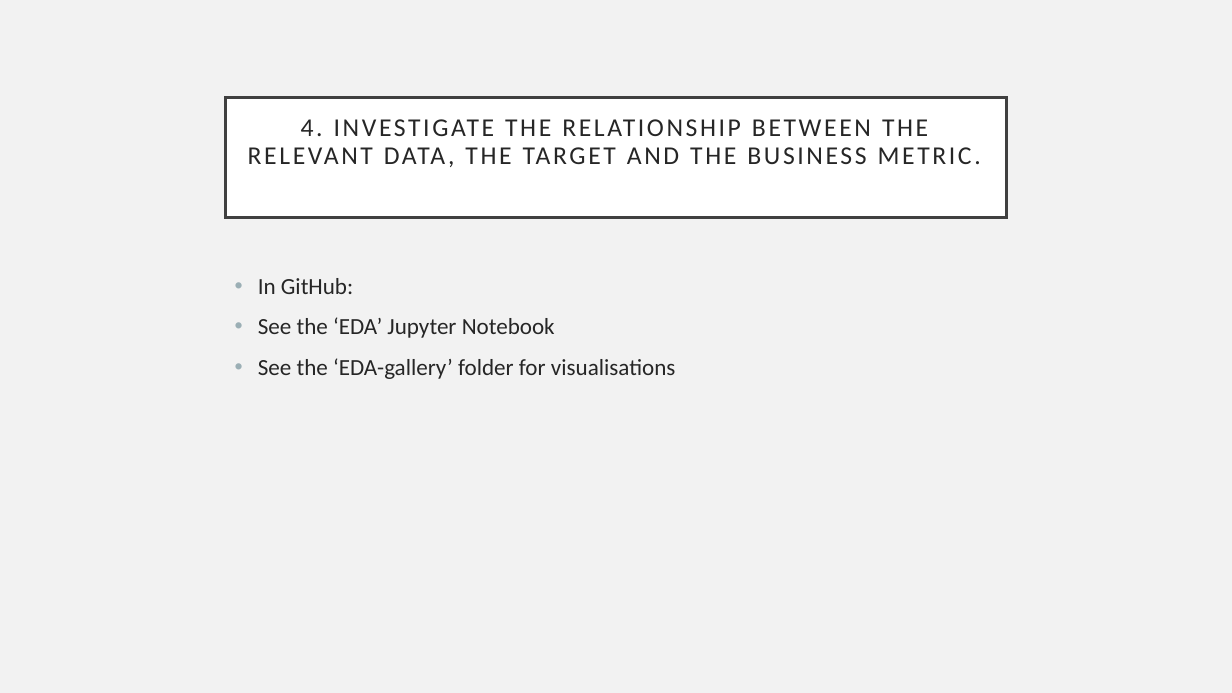
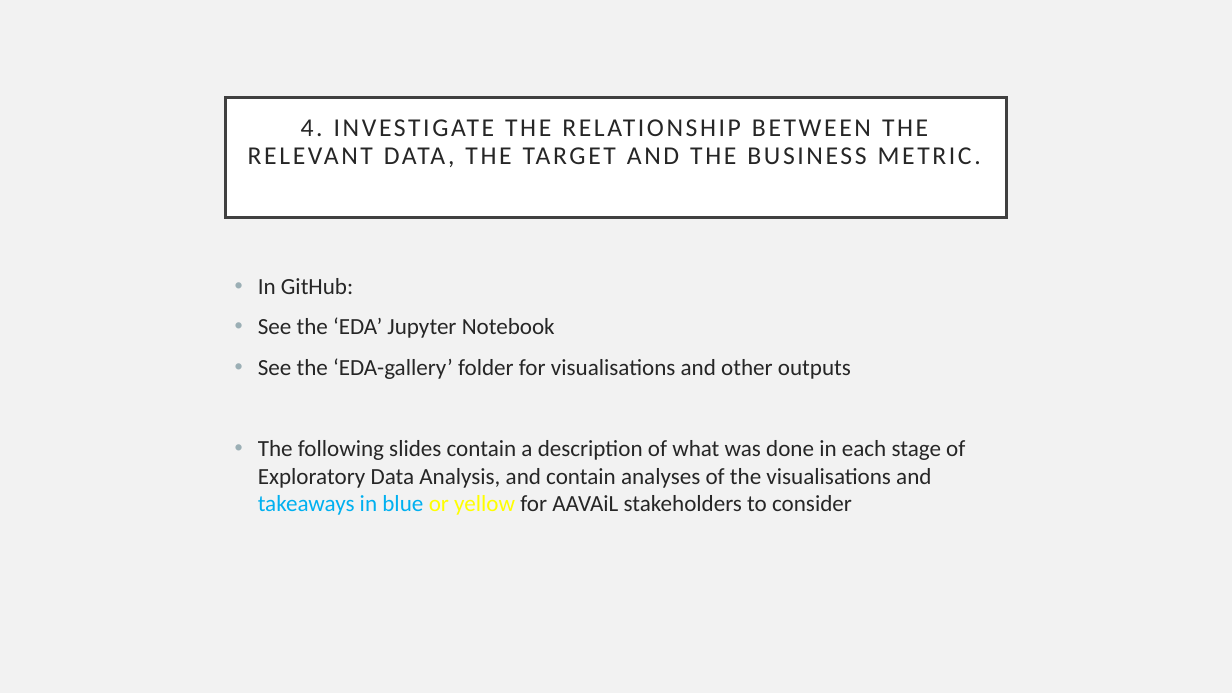
Before and after one commit to richardcure/capstone, a slide deck: slide 7 of Part 1 Data Investigation/AAVAiL Revenue Prediction - Data Investigation Summary.pptx. Drawn at 1232x693 pixels with LibreOffice and Linux fonts; fonts in the diff are those of the drawing. Boxes give left, top, right and bottom in pixels: in the first picture for what was removed or moved away, otherwise in the second. Text is boxed around its words. In the diff, an @@ line names an element or a change of style, - is before the commit and + after.

```diff
--- a/Part 1 Data Investigation/AAVAiL Revenue Prediction - Data Investigation Summary.pptx
+++ b/Part 1 Data Investigation/AAVAiL Revenue Prediction - Data Investigation Summary.pptx
@@ text at [258,358,965,515]: text changed @@
-• See the ‘EDA-gallery’ folder for visualisations
+• See the ‘EDA-gallery’ folder for visualisations and other outputs
+• The following slides contain a description of what was done in each stage of Exploratory Data Analysis, and contain analyses of the visualisations and takeaways in blue or yellow for AAVAiL stakeholders to consider
```
Also in this commit, not shown: 9 other slides changed, 6 slides added, 1 slide removed, 1 other file.
